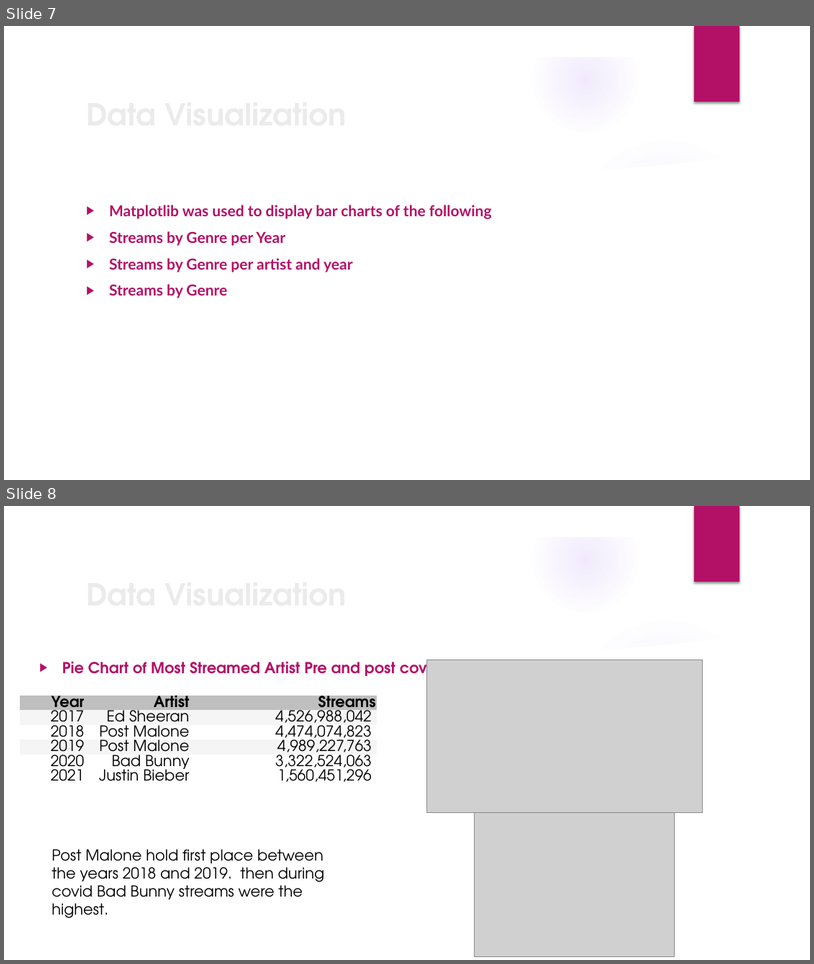
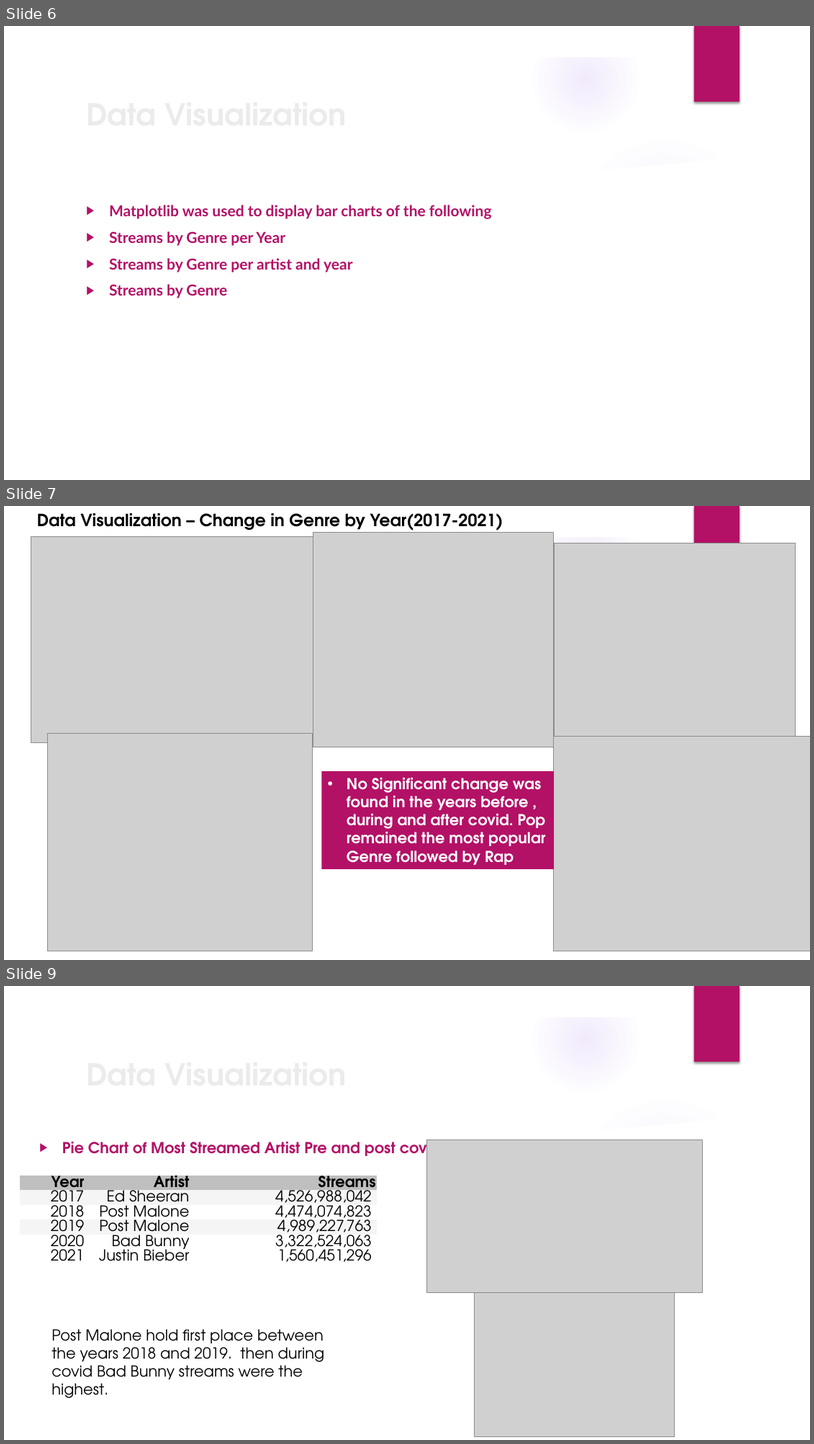
Before and after one commit to The-Music-Notes/Music_Data, a slide deck: Music Notes 2024.pptx. Shown one above the other, each under a label of ours: slides 7 and 8 before the commit, slides 6, 7 and 9 after it; the slides between them are not shown. The pictures are 814x964 and 814x1444 pixels, drawn with LibreOffice and Linux fonts; fonts in the diff are those of the drawing; grey boxes stand for pictures; background and template pictures are left out. Boxes give left, top, right and bottom in pixels: in the first picture for what was removed or moved away, otherwise in the second. Text is boxed around its words. In the diff, an @@ line names an element or a change of style, - is before the commit and + after.

```diff
--- a/Music Notes 2024.pptx
+++ b/Music Notes 2024.pptx
@@ slide 7 added at (4, 506, 810, 960), background picture (left out); not listed: 8 template elements that a slide beside it also shows @@
@@ title added at (37, 513, 504, 533), 20 pt, text #000000, bold @@
+Data Visualization – Change in Genre by Year(2017-2021)
@@ picture added at (31, 536, 317, 743) @@
@@ picture added at (314, 532, 554, 746) @@
@@ picture added at (555, 543, 796, 742) @@
@@ picture added at (47, 733, 313, 951) @@
@@ picture added at (553, 736, 810, 951) @@
@@ rectangle added at (322, 771, 554, 869), fill #B31166, 18 pt, text #FFFFFF, bold @@
+• No Significant change was found in the years before , during and after covid. Pop remained the most popular Genre followed by Rap
@@ what was slide 7 is now slide 6 @@
@@ what was slide 8 is now slide 9 @@
```
Also in this commit, not shown: 4 slides changed, 1 other slide added, 1 slide removed.
